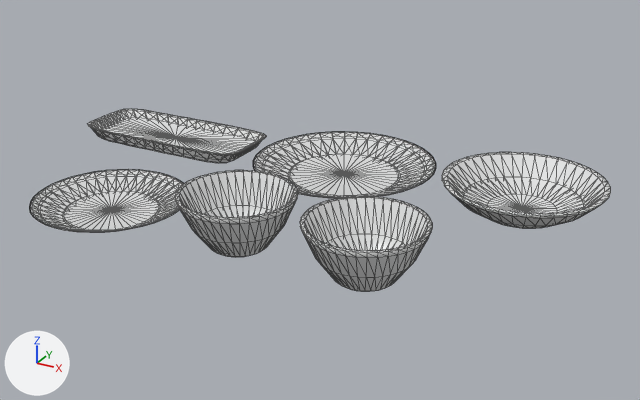
Two versions of the glTF model public/modelos/FLO-12.glb, one commit apart.
Camera for both pictures: a 50 mm camera at (0.598, -0.971, 0.497) aimed at (0.056, 0.015, 0.004). The axes (+X, +Y, +Z) are drawn at lower left. The lights are the same throughout. The older version comes first. Mesh edges are drawn as thin lines. Where no turn or scale is listed for an object, it has been applied to the vertices.
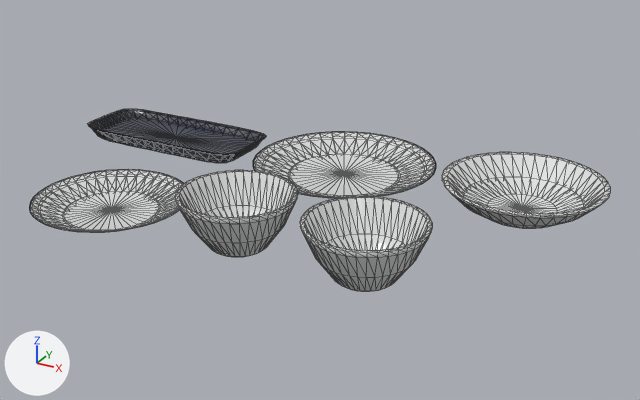
What differs and where, as boxes (x1, y1, x2, y2) in the pictures (640 x 400 px):
'Mesh_0', recoloured (light grey to grey): (88, 109, 266, 163) in both

What changed in the scene script:
```text
Add img_flo_12_0_top_jpg:
    img_flo_12_0_top_jpg = load_image('FLO-12-0-top.jpg', '_unpacked/FLO-12-0-top.jpg', 512, 512, 'sRGB')
Add mat_tex_flo_12_0_top_jpg_188_190_190_gloss:
    mat_tex_flo_12_0_top_jpg_188_190_190_gloss = principled_material('tex|FLO-12-0-top.jpg|188,190,190|gloss')
    mat_tex_flo_12_0_top_jpg_188_190_190_gloss.texture = img_flo_12_0_top_jpg
    mat_tex_flo_12_0_top_jpg_188_190_190_gloss.roughness = 0.32
    mat_tex_flo_12_0_top_jpg_188_190_190_gloss.coat_weight = 0.6
    mat_tex_flo_12_0_top_jpg_188_190_190_gloss.coat_roughness = 0.12
Change me_mesh_0:
    where me_mesh_0.from_pydata(...)  # 296 vertices, 576 faces; spans x -0.15..0.15, y -0.06..0.06, z 0.0..0.02
    remove me_mesh_0.materials.append(mat_ceramica)  # light grey #dfe0e0
    add me_mesh_0.materials.append(mat_tex_flo_12_0_top_jpg_188_190_190_gloss)  # picture img_flo_12_0_top_jpg
```
